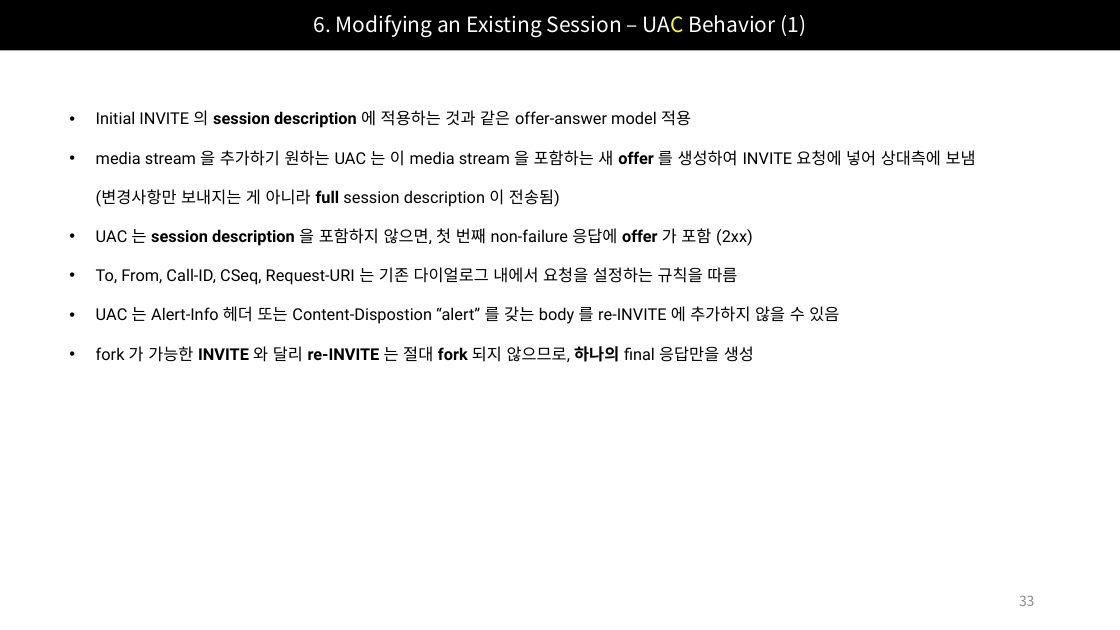
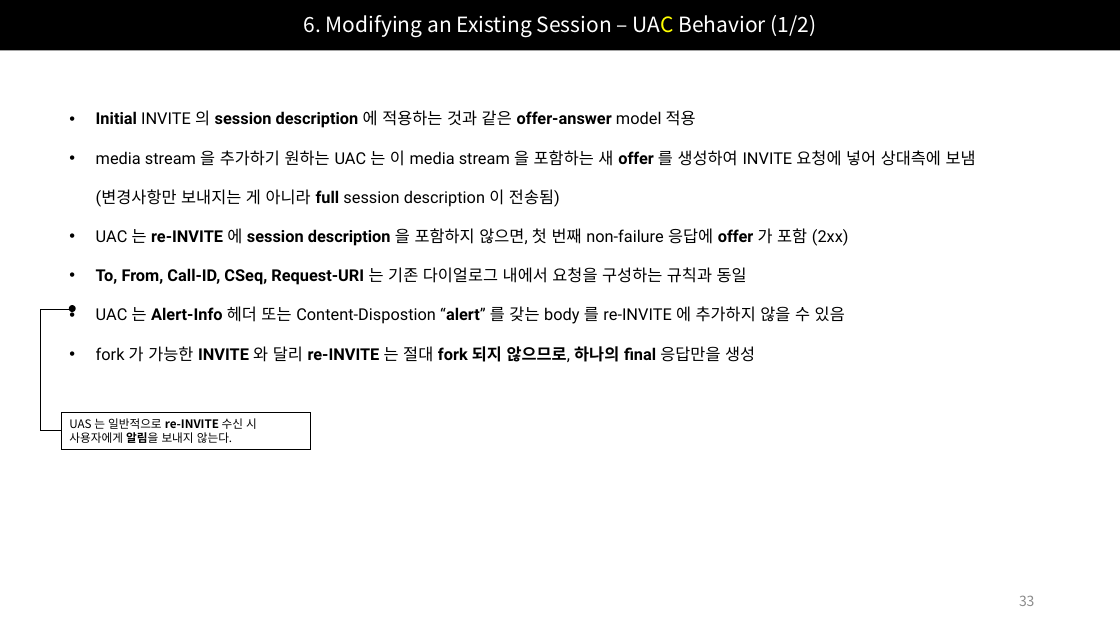
Before and after one commit to Epsilonely/SIP-Survey, a slide deck: slide 33 of 세미나 2차.pptx. Drawn at 1120x630 pixels with LibreOffice and Linux fonts; fonts in the diff are those of the drawing. Boxes give left, top, right and bottom in pixels: in the first picture for what was removed or moved away, otherwise in the second. Text is boxed around its words. In the diff, an @@ line names an element or a change of style, - is before the commit and + after.

```diff
--- a/세미나 2차.pptx
+++ b/세미나 2차.pptx
@@ title at (x1=304, y1=15, x2=817, y2=37): text changed @@
-6. Modifying an Existing Session – UAC Behavior (1)
+6. Modifying an Existing Session – UAC Behavior (1/2)
@@ text at (x1=96, y1=110, x2=845, y2=362): bold on in "Initial offer-answer", "Alert-Info “alert”", "되지 않으므로, final" @@
@@ text at (x1=96, y1=228, x2=849, y2=285): text changed; bold on @@
-• UAC 는 session description 을 포함하지 않으면, 첫 번째 non-failure 응답에 offer 가 포함 (2xx)
-• To, From, Call-ID, CSeq, Request-URI 는 기존 다이얼로그 내에서 요청을 설정하는 규칙을 따름
+• UAC 는 re-INVITE 에 session description 을 포함하지 않으면, 첫 번째 non-failure 응답에 offer 가 포함 (2xx)
+• To, From, Call-ID, CSeq, Request-URI 는 기존 다이얼로그 내에서 요청을 구성하는 규칙과 동일
@@ elbow arrow added from (61, 431) to (72, 308), #000000 0.5 pt @@
@@ rectangle added at (x1=61, y1=413, x2=311, y2=450), fill #FFFFFF, outline #000000 0.75 pt, 10 pt, text #000000 @@
+UAS 는 일반적으로 re-INVITE 수신 시 사용자에게 알림을 보내지 않는다.
```
Also in this commit, not shown: 24 other slides changed.
